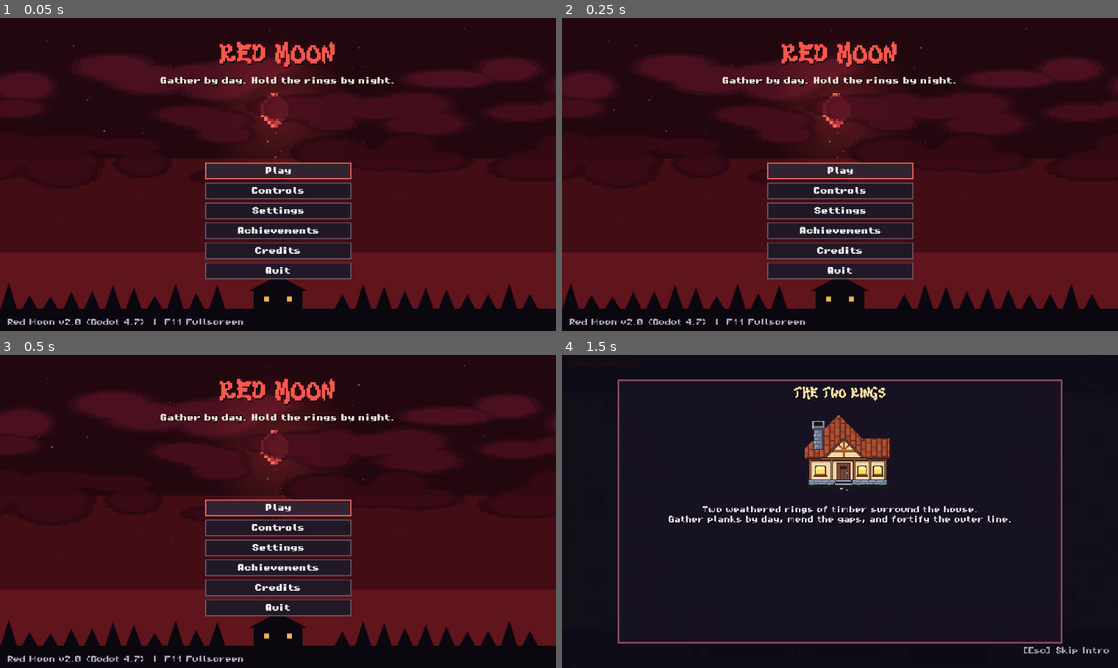
Above: before the commit, frames 1-4 (two rows, left to right).
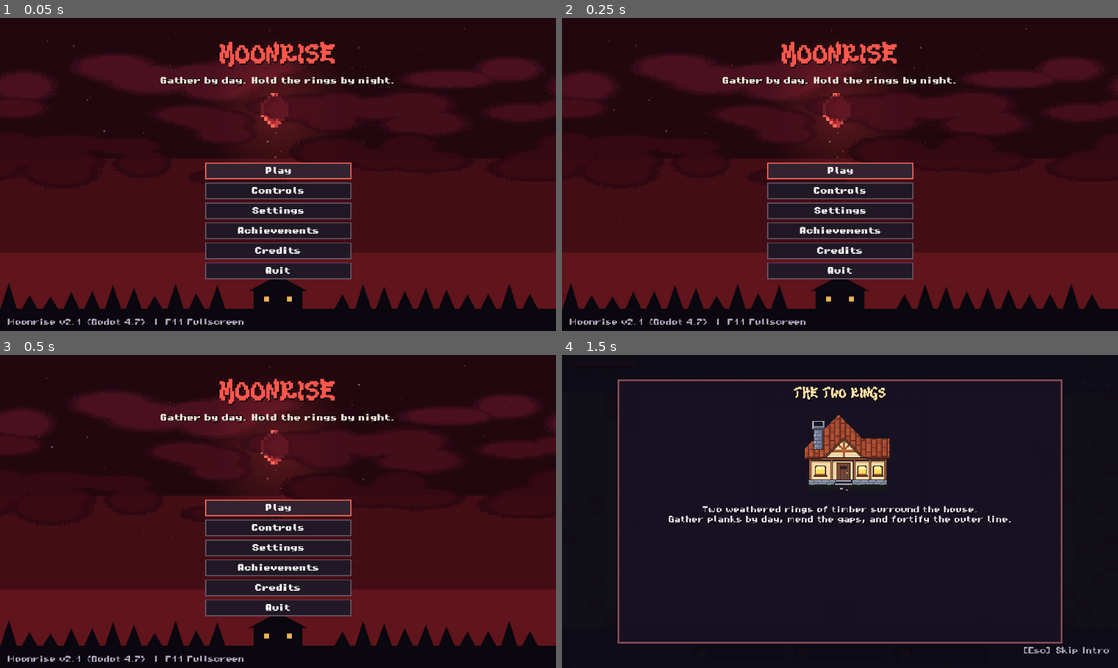
Above: after the commit, the same moments.

Repository: x7en/Moonrise
Game: Godot game, scene res://scenes/main.tscn
Same seed, same stepped clock (60 frames per second), same inputs: the game is played once before the commit and once after it.
Inputs (mouse positions are in pixels of both pictures, inside the frame that each line leads up to):
- Up to frame 1 (0.05 s): no input
- Up to frame 2 (0.25 s): no input
- Up to frame 3 (0.5 s): no input
- Up to frame 4 (1.5 s): click "Play" at 0.5 s; tap Enter at 1.25, 1.35 s; move the mouse to (962, 495) at 1.27 s; hold D from 1.28 s (still down); click (962, 495) at 1.42 s

The runs differ from the first frame. In frame 1, 1.2% of the frame differs, in the area x 1-61%, y 7-99%; in frame 2, 1.2%; in frame 3, 1.2%; in frame 4, nothing differs.

Commit message:
Rename game title to Moonrise
Co-authored-by: arena-agent <297053741+arena-agent@users.noreply.github.com>

Diff:
--- a/RedMoon/project.godot
+++ b/RedMoon/project.godot
@@ -3,7 +3,7 @@
 
 [application]
 
-config/name="Red Moon"
+config/name="Moonrise"
 run/main_scene="res://scenes/main.tscn"
 config/features=PackedStringArray("4.7", "GL Compatibility")
 
--- a/RedMoon/scripts/hud.gd
+++ b/RedMoon/scripts/hud.gd
@@ -485,7 +485,7 @@
 	title_lbl.position = Vector2(0.0, 26.0)
 	title_lbl.size = Vector2(Config.VIEW_SIZE.x, 40.0)
 	title_lbl.horizontal_alignment = HORIZONTAL_ALIGNMENT_CENTER
-	title_lbl.text = "RED MOON"
+	title_lbl.text = "MOONRISE"
 	SpriteFactory.style_label(title_lbl, "display", 32, Color(1.0, 0.34, 0.30))
 	_title_screen.add_child(title_lbl)
 
@@ -517,7 +517,7 @@
 	var ver_lbl: Label = Label.new()
 	ver_lbl.position = Vector2(8.0, Config.VIEW_SIZE.y - 14.0)
 	ver_lbl.size = Vector2(300.0, 12.0)
-	ver_lbl.text = "Red Moon v2.0 (Godot 4.7)  |  F11 Fullscreen"
+	ver_lbl.text = "Moonrise v2.1 (Godot 4.7)  |  F11 Fullscreen"
 	SpriteFactory.style_label(ver_lbl, "body", 8, Color(0.72, 0.68, 0.78))
 	_title_screen.add_child(ver_lbl)
 
--- a/RedMoon/scripts/main.gd
+++ b/RedMoon/scripts/main.gd
@@ -1,5 +1,5 @@
 extends Node2D
-## Root controller for Red Moon (Godot 4.7). Wires T0-T3 cleanly across modular scripts.
+## Root controller for Moonrise (Godot 4.7). Wires T0-T3 cleanly across modular scripts.
 
 enum GameState { TITLE, STORY, DAY, MOONRISE, NIGHT, PAUSED, GAME_OVER, VICTORY }
 
--- a/RedMoon/scripts/smoke_runner.gd
+++ b/RedMoon/scripts/smoke_runner.gd
@@ -21,7 +21,7 @@
 	_phase_checked_nights.clear()
 	_ring_checks_done = false
 	_elapsed = 0.0
-	print("[SMOKE] Starting automated Red Moon verification...")
+	print("[SMOKE] Starting automated Moonrise verification...")
 	_run_static_invariants()
 	_main.call("smoke_start_run")
 
--- a/RedMoon/scripts/upgrade_ui.gd
+++ b/RedMoon/scripts/upgrade_ui.gd
@@ -165,7 +165,7 @@
 			_add_info_row(("[X] " if done else "[ ] ") + String(d["title"]), String(d["desc"]), done)
 	elif kind == "credits":
 		_title_lbl.text = "CREDITS"
-		_subtitle_lbl.text = "Red Moon (Godot 4.7)"
+		_subtitle_lbl.text = "Moonrise (Godot 4.7)"
 		_add_info_row("World & Sprites", "TheLazyStone + Custom 3/4 Cottage")
 		_add_info_row("Moon Art", "Owner-supplied moon sprites")
 		_add_info_row("Fonts", "Pixel Operator (CC0) & KiwiSoda")
Not shown, changed: RedMoon_Final.zip
